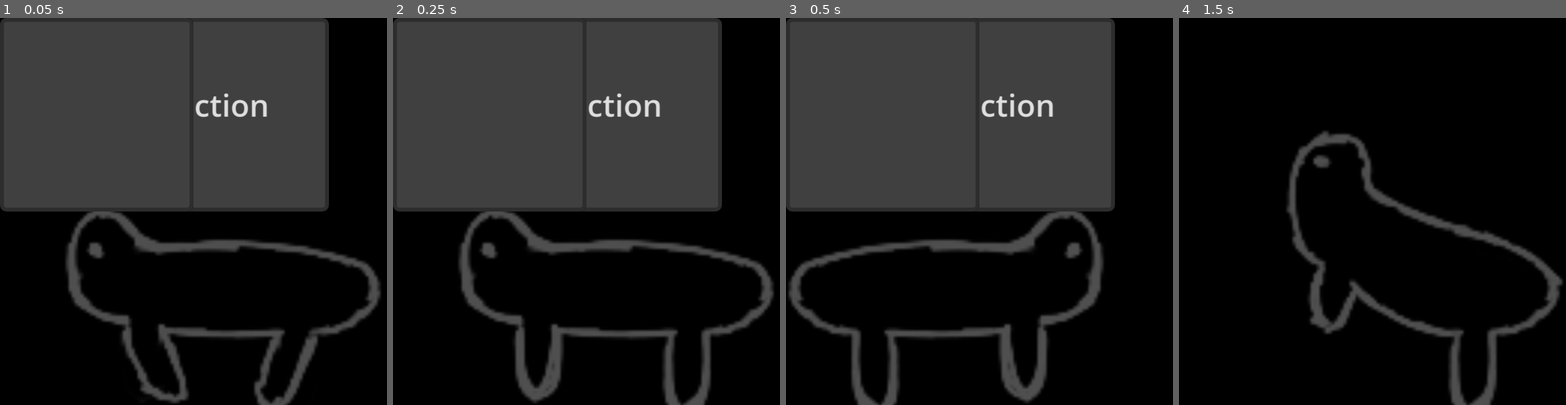
Above: before the commit, frames 1-4 (left to right).
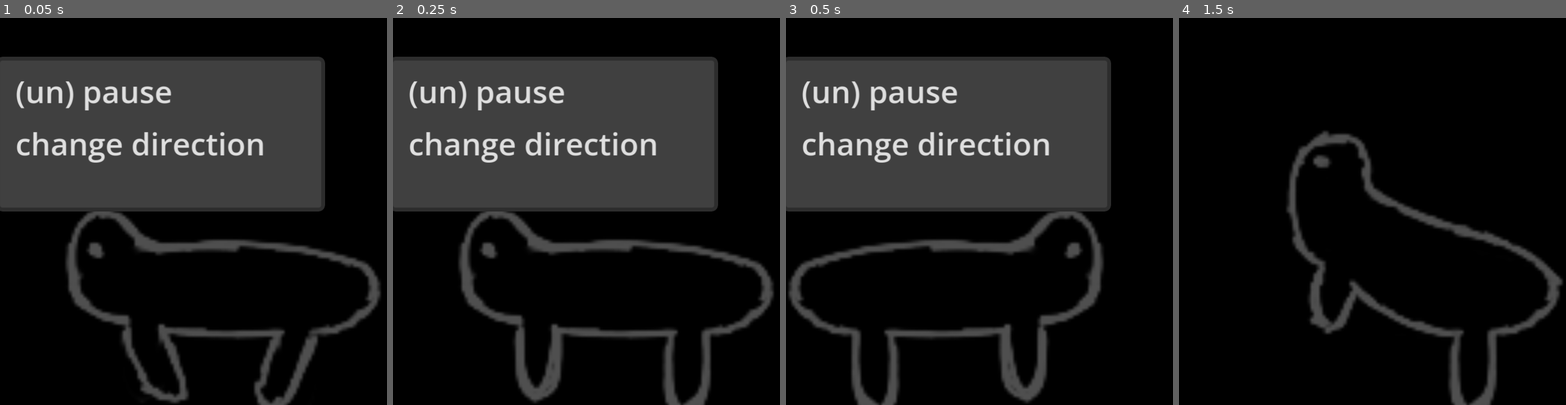
Above: after the commit, the same moments.

Repository: fabianternis/my-screen-pet
Game: Godot game, scene res://main.tscn
Two runs of this game, one before a commit and one after it. Both use one fixed random seed, a clock stepped at 60 frames per second and the inputs below.
Inputs (mouse positions are in pixels of both pictures, inside the frame that each line leads up to):
- Up to frame 1 (0.05 s): no input
- Up to frame 2 (0.25 s): no input
- Up to frame 3 (0.5 s): no input
- Up to frame 4 (1.5 s): tap Enter at 0.5 s; drag from (1368, 296) to (1411, 126) at 0.52 s; tap Space at 1.25 s; drag from (1295, 230) to (1368, 296) at 1.27 s

The runs differ from the first frame. In frame 1, 12% of the frame differs, in the area x 0-85%, y 0-50%; in frame 2, 12%; in frame 3, 12%; in frame 4, nothing differs.

Commit message:
WHY DID I DO TAHT? - at least i did not delete it (just commented it out)

Diff:
--- a/main.gd
+++ b/main.gd
@@ -95,7 +95,9 @@
 var is_following_mouse = false
 
 var default_speed = 100
-var direction = Vector2(1.3, 0.4)
+var initial_direction = Vector2(1.3, 0.4)
+#var direction = Vector2(1.3, 0.4)
+var direction = initial_direction
 var size_screen = Vector2()
 var size_window = Vector2(DisplayServer.window_get_size())
 
@@ -104,6 +106,9 @@
 
 #var default_speed = 300
 var speed = default_speed
+
+#var drag_pos_0 = 0.0
+#var drag_pos_1 = 0.0
 
 #var direction = Vector2(x: 1.15, y: 0.7)
 
@@ -145,10 +150,9 @@
 			var mouse_pos = Vector2(DisplayServer.mouse_get_position())
 			var window_pos = Vector2(DisplayServer.window_get_position())
 			drag_offset = mouse_pos - window_pos
-			sprite.play('drag')
-		else:
-			is_dragging = false
-			sprite.play(current_primary_animation)
+			sprite.play('drag') # dot _animation() for a reason: should remember the animation pre-drag
+		else:
+			reset_drag()
 	elif event is InputEventMouseButton and event.button_index == MOUSE_BUTTON_RIGHT:
 		if event.pressed:
 			#if is_paused:
@@ -168,19 +172,22 @@
 	#	print('Hello World!')
 		if is_paused:
 			is_paused = false
-			current_primary_animation = 'walk'
-			sprite.play(current_primary_animation)
+			#current_primary_animation = 'walk'
+			#sprite.play(current_primary_animation)
+			_animation('walk')
 		else:
 			is_paused = true
-			current_primary_animation = 'pause'
-			sprite.play(current_primary_animation)
+			#current_primary_animation = 'pause'
+			#sprite.play(current_primary_animation)
+			_animation('pause')
 	if id == 1:
 		switch_direction()
 
 
 func _process(delta: float):
 	var window_position = Vector2(DisplayServer.window_get_position())
-	window_position += direction * speed * delta
+
+	if !is_paused: window_position += direction * speed * delta
 
 	window_position.x = clamp(window_position.x, 0, size_screen.x - size_window.x)
 	window_position.y = clamp(window_position.y, 0, size_screen.y - size_window.y)
@@ -189,23 +196,65 @@
 		var mouse_pos = Vector2(DisplayServer.mouse_get_position())
 		var new_window_pos = mouse_pos - drag_offset
 		DisplayServer.window_set_position(Vector2(new_window_pos))
-		return
-	if is_idle:
-		idle_time_left -= delta
-		if idle_time_left <= 0:
-			is_idle = false
-			speed = default_speed
-			sprite.play('walk')
-		return
-
+		#drag_pos_1 = drag_pos_0
+		#drag_pos_0 = mouse_pos.x
+
+		if drag_offset.x > 0:
+			direction.x = initial_direction.x
+		elif drag_offset.x < 0:
+			direction.x = -initial_direction.x
+		else:
+			print('Something dragging offset related')
+
+		#if _drag_pos_set() && drag_pos_1 > drag_pos_0:
+
+		return
+	elif is_idle && !is_paused:
+		_idle(delta)
 
 	if window_position.x <= 0 or window_position.x >= size_screen.x - size_window.x:
-		switch_direction()
+		switch_direction("x")
 	if window_position.y <= 0 or window_position.y >= size_screen.y - size_window.y:
+		switch_direction("y")
+
+
+func switch_direction(axis = "x"):
+	if axis == "x":
+		direction.x *= -1
+		sprite.flip_h = !sprite.flip_h
+	elif axis == "y":
 		direction.y *= -1
-
-
-func switch_direction():
-	direction.x *= -1
-	sprite.flip_h = !sprite.flip_h
+	else:
+		return
+
+func _idle(delta):
+	idle_time_left -= delta
+	if idle_time_left <= 0:
+		is_idle = false
+		#current_primary_animation = 'walk'
+		#sprite.play(current_primary_animation)
+		_animation('walk')
+	return
+
+func idle():
+	is_idle = true
+	idle_time_left = randf_range(randf_range(0.7, 1.3), randf_range(2.1, 5.0))
+	#current_primary_animation = 'idle'
+	#sprite.play(current_primary_animation)
+	_animation('idle')
+
+func _animation(animation):
+		current_primary_animation = animation
+		sprite.play(current_primary_animation)
+
+func reset_drag():
+	is_dragging = false
+	sprite.play(current_primary_animation)
+#	drag_pos_0 = 0.0
+#	drag_pos_1 = 0.0
+#func _drag_pos_set():
+#	return(drag_pos_0 != 0.0 && drag_pos_1 != 0.0)
+
+
+
 #"""
--- a/main.tscn
+++ b/main.tscn
@@ -129,10 +129,7 @@
 
 [node name="PopupMenu" type="PopupMenu" parent="." unique_id=959510675]
 oversampling_override = 1.0
+position = Vector2i(-2, 20)
+size = Vector2i(147, 80)
 visible = true
 submenu_popup_delay = 0.321
-
-[node name="PausedMenu" type="PopupMenu" parent="." unique_id=1910493333]
-oversampling_override = 1.0
-visible = true
-submenu_popup_delay = 0.321
